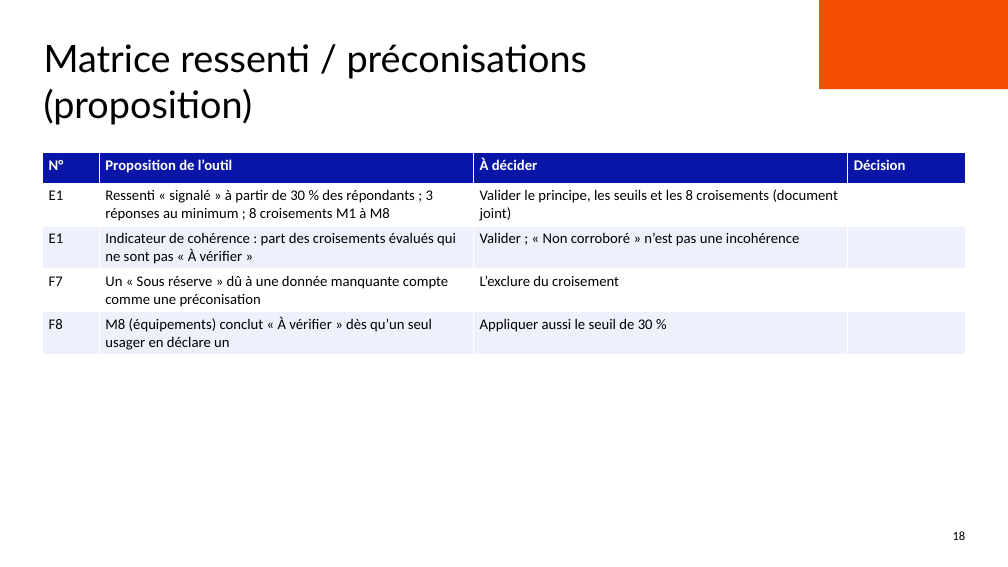
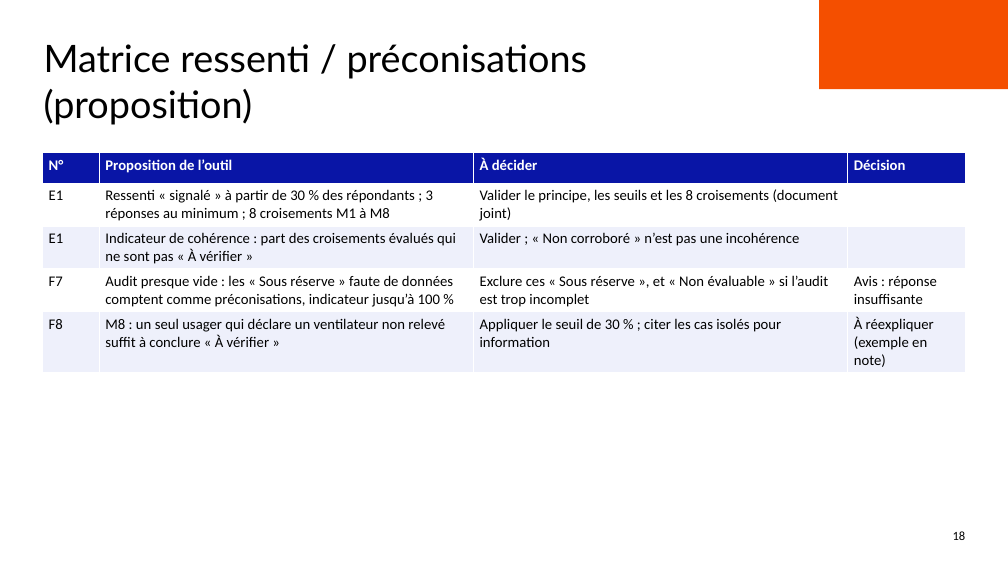
Before and after one commit to benjaminlallemand44/outilplancanicule_methodosurya, a slide deck: slide 18 of docs/presentation/Points_a_trancher_reunion.pptx. Drawn at 1008x567 pixels with LibreOffice and Linux fonts; fonts in the diff are those of the drawing; background and template pictures are left out. Boxes give left, top, right and bottom in pixels: in the first picture for what was removed or moved away, otherwise in the second. Text is boxed around its words. In the diff, an @@ line names an element or a change of style, - is before the commit and + after.

```diff
--- a/docs/presentation/Points_a_trancher_reunion.pptx
+++ b/docs/presentation/Points_a_trancher_reunion.pptx
@@ table at bbox=[42, 153, 965, 371] @@
-row 4: F7 | Un « Sous réserve » dû à une donnée manquante compte comme une préconisation | L’exclure du croisement | 
+row 4: F7 | Audit presque vide : les « Sous réserve » faute de données comptent comme préconisations, indicateur jusqu’à 100 % | Exclure ces « Sous réserve », et « Non évaluable » si l’audit est trop incomplet | Avis : réponse insuffisante
-row 5: F8 | M8 (équipements) conclut « À vérifier » dès qu’un seul usager en déclare un | Appliquer aussi le seuil de 30 % | 
+row 5: F8 | M8 : un seul usager qui déclare un ventilateur non relevé suffit à conclure « À vérifier » | Appliquer le seuil de 30 % ; citer les cas isolés pour information | À réexpliquer (exemple en note)
```
Also in this commit, not shown: 7 other slides changed, 4 other files.
